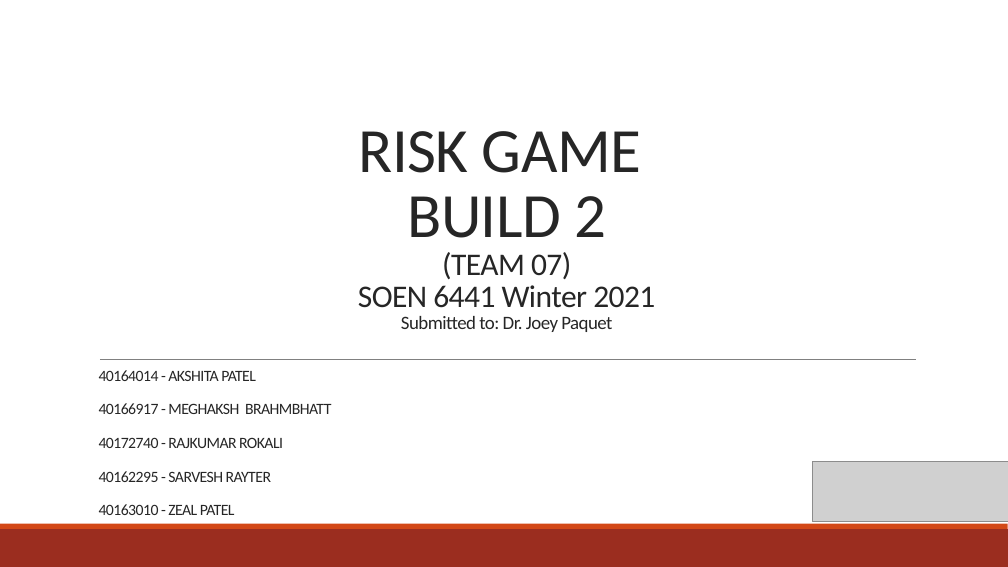
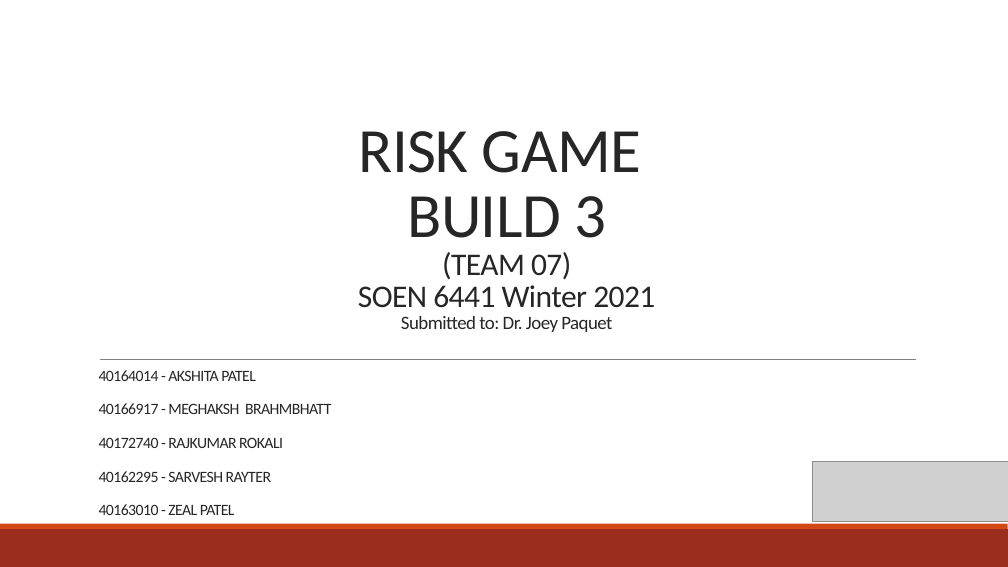
Before and after one commit to meghaksh/riskgame-team07, a slide deck: slide 1 of resource/RISK GAME.pptx. Drawn at 1008x567 pixels with LibreOffice and Linux fonts; fonts in the diff are those of the drawing; grey boxes stand for pictures. Boxes give left, top, right and bottom in pixels: in the first picture for what was removed or moved away, otherwise in the second. Text is boxed around its words. In the diff, an @@ line names an element or a change of style, - is before the commit and + after.

```diff
--- a/resource/RISK GAME.pptx
+++ b/resource/RISK GAME.pptx
@@ title at <box>358,131,655,332</box>: text changed @@
-RISK GAME
-BUILD 2
-(TEAM 07)
-SOEN 6441 Winter 2021
-Submitted to: Dr. Joey Paquet
+RISK GAME
+BUILD 3
+(TEAM 07)
+SOEN 6441 Winter 2021
+Submitted to: Dr. Joey Paquet
```
Also in this commit, not shown: 1 other slide changed, 31 other files.
